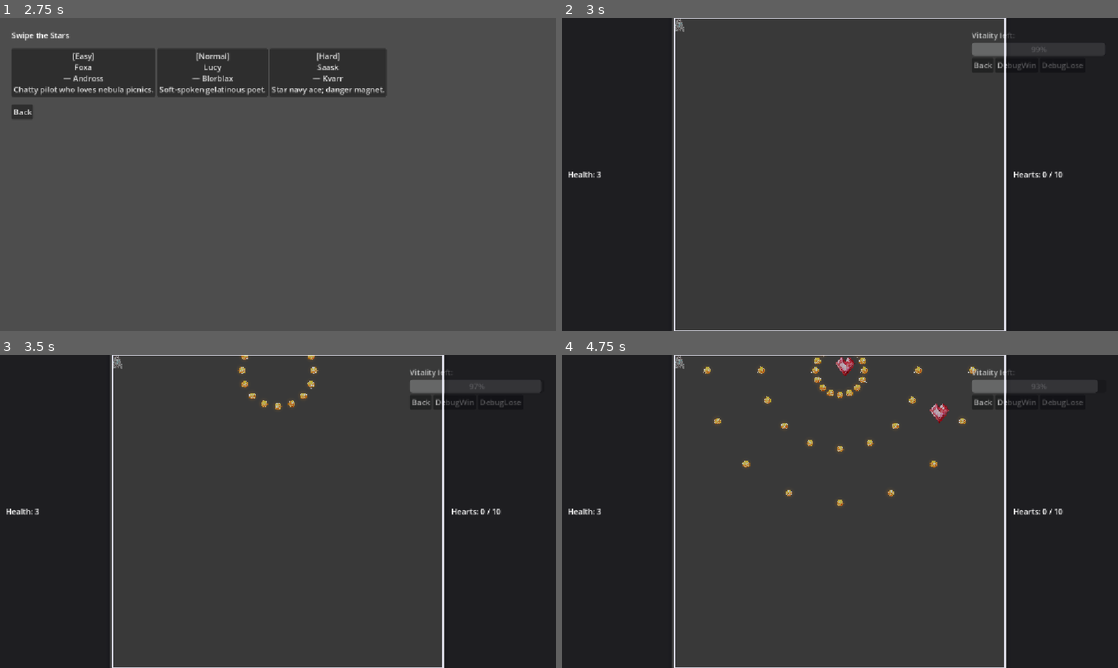
Above: before the commit, frames 1-4 (two rows, left to right).
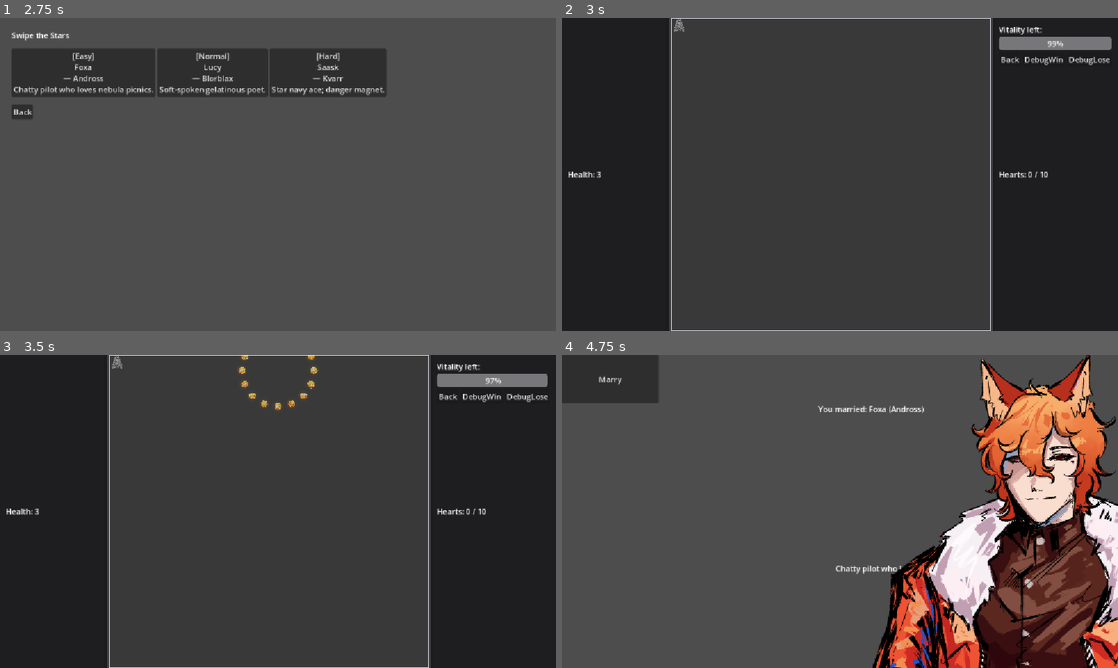
Above: after the commit, the same moments.

Repository: RobinPilt/UTGJ2025_c4
Game: Godot game, scene res://scenes/core/main.tscn
The game is run twice, just before and just after one commit, with the same random seed, the same clock (stepped at 60 frames per second) and the same inputs.
Inputs (mouse positions are in pixels of both pictures, inside the frame that each line leads up to):
- Up to frame 1 (2.75 s): click "Start" at 0.5 s; click "Back" at 1.25 s; click "Start" at 2 s
- Up to frame 2 (3 s): click "[Easy] Foxa — Andross Chatty …" at 2.75 s
- Up to frame 3 (3.5 s): no input
- Up to frame 4 (4.75 s): click "DebugWin" at 3.5 s; click (1062, 401) at 4.25 s, where only the run before the commit has a clickable "DebugLose"

Frame 1 is identical in both runs. In frame 2, 5.0% of the frame differs, in the area x 19-99%, y 0-100%; in frame 3, 5.0%; in frame 4, 49%, in the area x 0-100%, y 0-100%.

Commit message:
UI changes in minigame

Diff:
--- a/koguja/scenes/minigame/Minigame.gd
+++ b/koguja/scenes/minigame/Minigame.gd
@@ -1,12 +1,12 @@
 # res://scripts/minigame/minigame.gd
 extends Node2D
 
-@onready var back_btn: Button = $"HUD/MarginContainer/VBoxContainer/HBoxContainer/BackButton"
-@onready var win_btn: Button = $"HUD/MarginContainer/VBoxContainer/HBoxContainer/DebugWinButton"
-@onready var lose_btn: Button = $"HUD/MarginContainer/VBoxContainer/HBoxContainer/DebugLoseButton"
+@onready var back_btn: Button = $"HUD/UIFrame/RightPanel/VBoxContainer/HBoxContainer/BackButton"
+@onready var win_btn: Button = $"HUD/UIFrame/RightPanel/VBoxContainer/HBoxContainer/DebugWinButton"
+@onready var lose_btn: Button = $"HUD/UIFrame/RightPanel/VBoxContainer/HBoxContainer/DebugLoseButton"
 @onready var hearts_label: Label = $"HUD/UIFrame/RightPanel/HeartsLabel"
 @onready var health_label: Label = $"HUD/UIFrame/LeftPanel/HealthLabel"
-@onready var timer_bar: ProgressBar = $"HUD/MarginContainer/VBoxContainer/TimerBar"
+@onready var timer_bar: ProgressBar = $"HUD/UIFrame/RightPanel/VBoxContainer/TimerBar"
 @onready var spawner: Node = $Spawner
 
 const DIFFICULTY_HEARTS = {
--- a/koguja/scenes/minigame/Minigame.tscn
+++ b/koguja/scenes/minigame/Minigame.tscn
@@ -17,43 +17,6 @@
 [node name="Countdown" type="Timer" parent="."]
 
 [node name="HUD" type="CanvasLayer" parent="."]
-
-[node name="MarginContainer" type="MarginContainer" parent="HUD"]
-offset_left = 825.0
-offset_right = 1152.0
-offset_bottom = 648.0
-grow_horizontal = 2
-grow_vertical = 2
-theme_override_constants/margin_left = 24
-theme_override_constants/margin_top = 24
-theme_override_constants/margin_right = 24
-theme_override_constants/margin_bottom = 24
-
-[node name="VBoxContainer" type="VBoxContainer" parent="HUD/MarginContainer"]
-layout_mode = 2
-
-[node name="TimerLabel" type="Label" parent="HUD/MarginContainer/VBoxContainer"]
-layout_mode = 2
-text = "Vitality left:"
-
-[node name="TimerBar" type="ProgressBar" parent="HUD/MarginContainer/VBoxContainer"]
-layout_mode = 2
-value = 100.0
-
-[node name="HBoxContainer" type="HBoxContainer" parent="HUD/MarginContainer/VBoxContainer"]
-layout_mode = 2
-
-[node name="BackButton" type="Button" parent="HUD/MarginContainer/VBoxContainer/HBoxContainer"]
-layout_mode = 2
-text = "Back"
-
-[node name="DebugWinButton" type="Button" parent="HUD/MarginContainer/VBoxContainer/HBoxContainer"]
-layout_mode = 2
-text = "DebugWin"
-
-[node name="DebugLoseButton" type="Button" parent="HUD/MarginContainer/VBoxContainer/HBoxContainer"]
-layout_mode = 2
-text = "DebugLose"
 
 [node name="UIFrame" type="HBoxContainer" parent="HUD"]
 anchors_preset = 15
@@ -85,3 +48,29 @@
 [node name="HeartsLabel" type="Label" parent="HUD/UIFrame/RightPanel"]
 layout_mode = 2
 text = "Hearts:"
+
+[node name="VBoxContainer" type="VBoxContainer" parent="HUD/UIFrame/RightPanel"]
+layout_mode = 2
+
+[node name="TimerLabel" type="Label" parent="HUD/UIFrame/RightPanel/VBoxContainer"]
+layout_mode = 2
+text = "Vitality left:"
+
+[node name="TimerBar" type="ProgressBar" parent="HUD/UIFrame/RightPanel/VBoxContainer"]
+layout_mode = 2
+value = 100.0
+
+[node name="HBoxContainer" type="HBoxContainer" parent="HUD/UIFrame/RightPanel/VBoxContainer"]
+layout_mode = 2
+
+[node name="BackButton" type="Button" parent="HUD/UIFrame/RightPanel/VBoxContainer/HBoxContainer"]
+layout_mode = 2
+text = "Back"
+
+[node name="DebugWinButton" type="Button" parent="HUD/UIFrame/RightPanel/VBoxContainer/HBoxContainer"]
+layout_mode = 2
+text = "DebugWin"
+
+[node name="DebugLoseButton" type="Button" parent="HUD/UIFrame/RightPanel/VBoxContainer/HBoxContainer"]
+layout_mode = 2
+text = "DebugLose"
--- a/koguja/scenes/minigame/Spawner.gd
+++ b/koguja/scenes/minigame/Spawner.gd
@@ -273,7 +273,7 @@
         )
 
         # 4) Sweeping walls with gap
-        for sweep in range(3):
+        for sweep in range(1):
             var y: float = lerp(playfield_rect.position.y + 24.0,
                 playfield_rect.position.y + playfield_rect.size.y * 0.45,
                 float(sweep) / 2.0)
